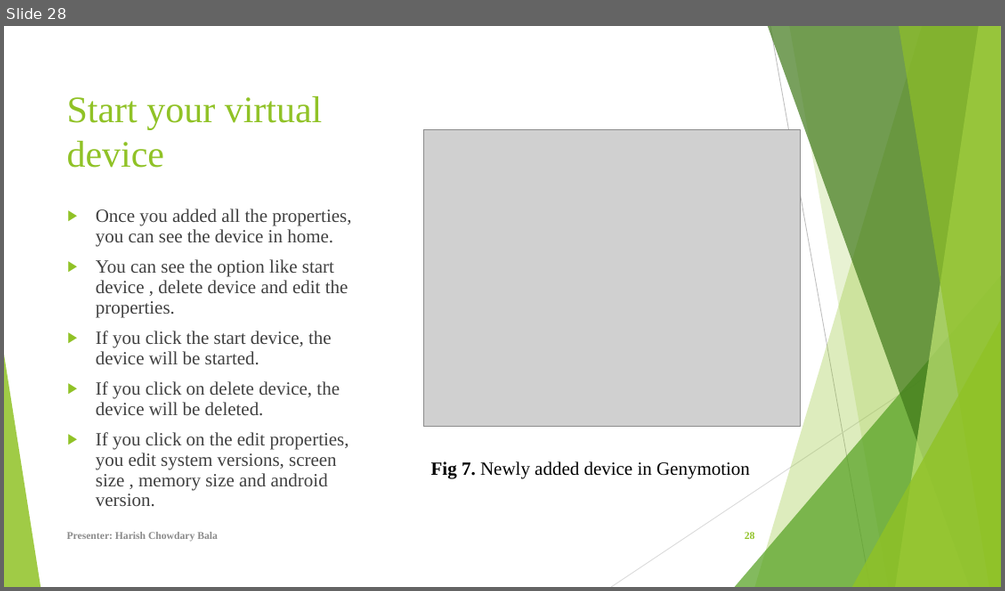
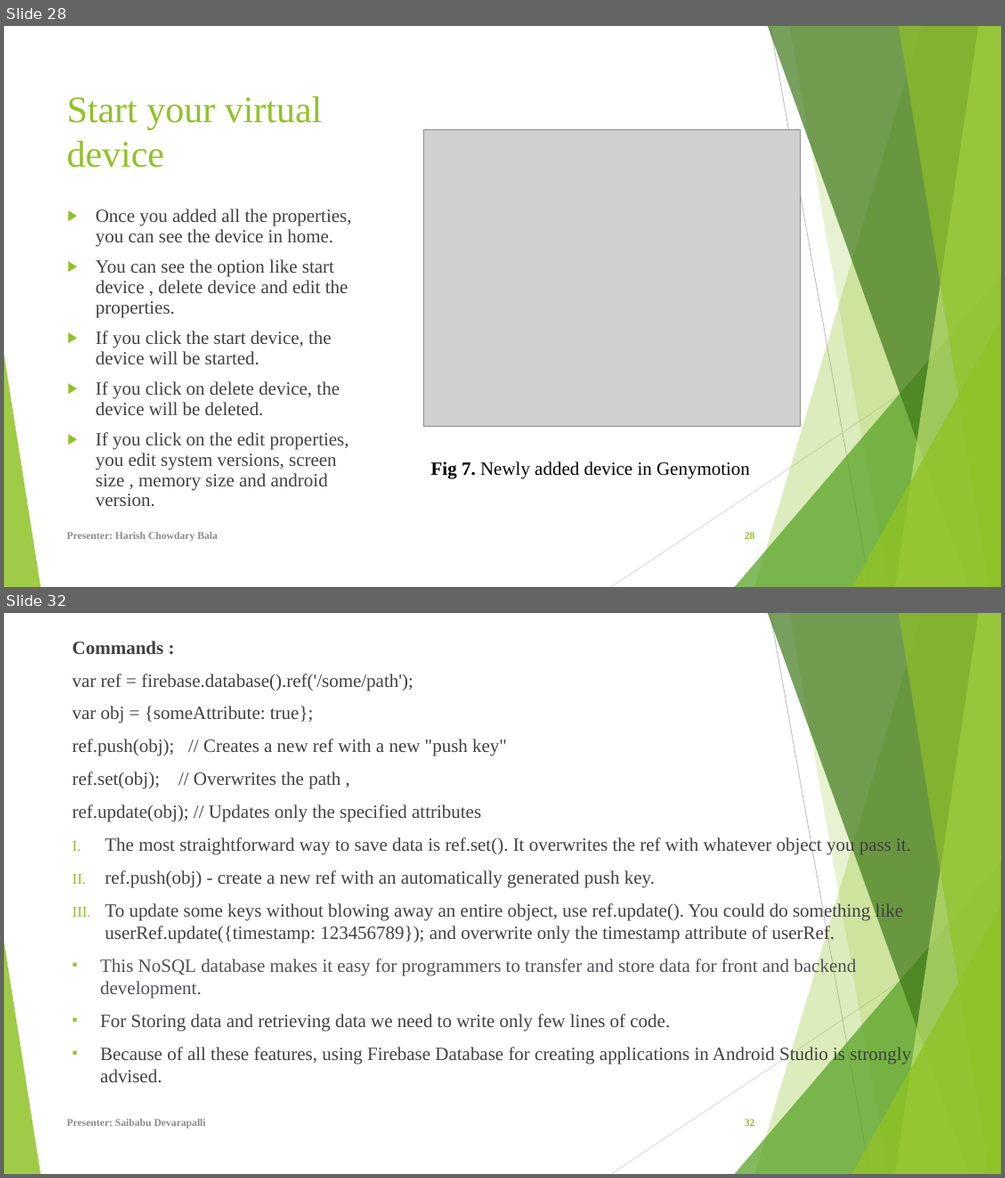
Before and after one commit to Sec03Team05Fall22GDP1/FreebiesforNewbies, a slide deck: Project_Files/Sprint 6/FreeBies For NewBies (2).pptx. Shown one above the other, each under a label of ours: slide 28 before the commit, slides 28 and 32 after it; the slides between them are not shown. The pictures are 1005x591 and 1005x1178 pixels, drawn with LibreOffice and Linux fonts; fonts in the diff are those of the drawing; grey boxes stand for pictures. Boxes give left, top, right and bottom in pixels: in the first picture for what was removed or moved away, otherwise in the second. Text is boxed around its words. In the diff, an @@ line names an element or a change of style, - is before the commit and + after.

Commit message:
Added Firebase Database presentation slides.

```diff
--- a/Project_Files/Sprint 6/FreeBies For NewBies (2).pptx
+++ b/Project_Files/Sprint 6/FreeBies For NewBies (2).pptx
@@ slide 32 added at [4, 613, 1001, 1174], background #FFFFFF; not listed: 10 template elements that a slide beside it also shows @@
@@ text added at [73, 641, 911, 1082], 18 pt, text #404040 @@
+Commands :
+var ref = firebase.database().ref('/some/path');
+var obj = {someAttribute: true};
+ref.push(obj); // Creates a new ref with a new "push key"
+ref.set(obj); // Overwrites the path ,
+ref.update(obj); // Updates only the specified attributes
+I. The most straightforward way to save data is ref.set(). It overwrites the ref with whatever object you pass it.
+II. ref.push(obj) - create a new ref with an automatically generated push key.
+III. To update some keys without blowing away an entire object, use ref.update(). You could do something like userRef.update({timestamp: 123456789}); and overwrite only the timestamp attribute of userRef.
+▪ This NoSQL database makes it easy for programmers to transfer and store data for front and backend development.
+▪ For Storing data and retrieving data we need to write only few lines of code.
+▪ Because of all these features, using Firebase Database for creating applications in Android Studio is strongly advised.
@@ text added at [67, 1119, 206, 1128], 10 pt, text #8C8C8C, bold @@
+Presenter: Saibabu Devarapalli
@@ page number added at [744, 1119, 755, 1126], 10 pt, text #90C226, bold @@
+32
```
Also in this commit, not shown: 3 other slides added.
